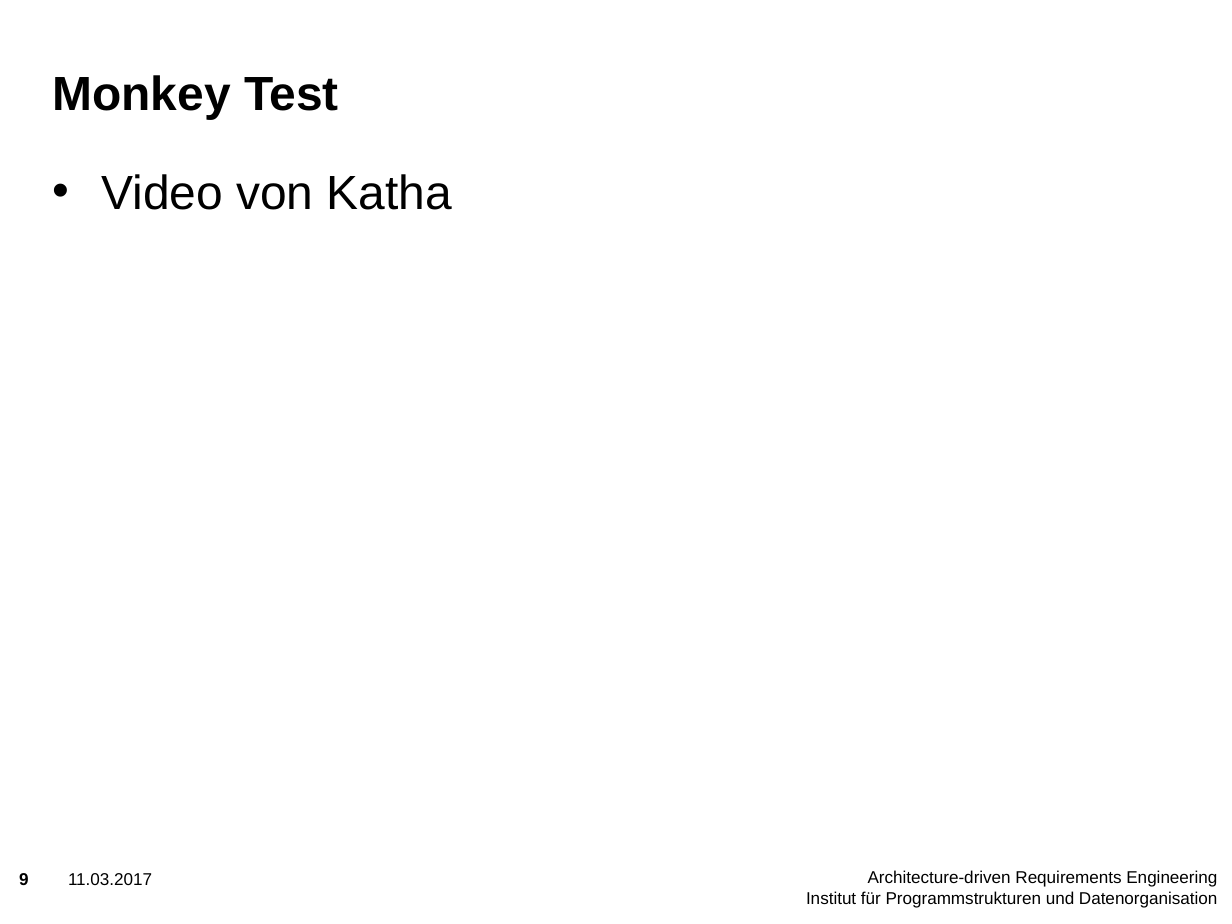
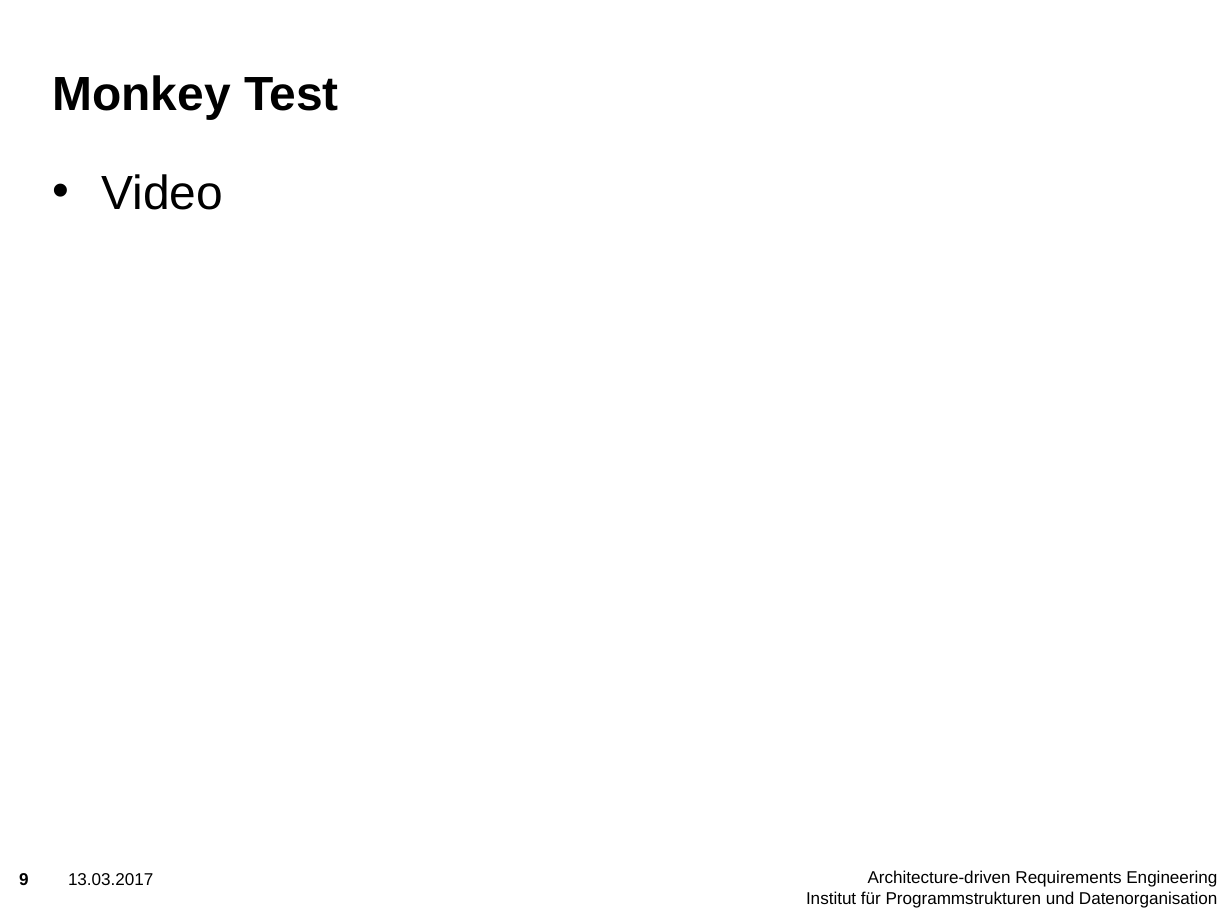
Before and after one commit to njules/goApp, a slide deck: slide 9 of Qualitätssicherung/Testphase.pptx. Drawn at 1232x924 pixels with LibreOffice and Linux fonts; fonts in the diff are those of the drawing; background and template pictures are left out. Boxes give left, top, right and bottom in pixels: in the first picture for what was removed or moved away, otherwise in the second. Text is boxed around its words. In the diff, an @@ line names an element or a change of style, - is before the commit and + after.

Commit message:
finished presentation
video still missing (hopefully coming soon)

```diff
--- a/Qualitätssicherung/Testphase.pptx
+++ b/Qualitätssicherung/Testphase.pptx
@@ text at [102, 174, 224, 210]: text changed @@
-• Video von Katha
+• Video
@@ text at [68, 873, 153, 885]: text changed @@
-11.03.2017
+13.03.2017
```
Also in this commit, not shown: 8 other slides changed, 2 slides added, 2 slides removed, 4 other files.
